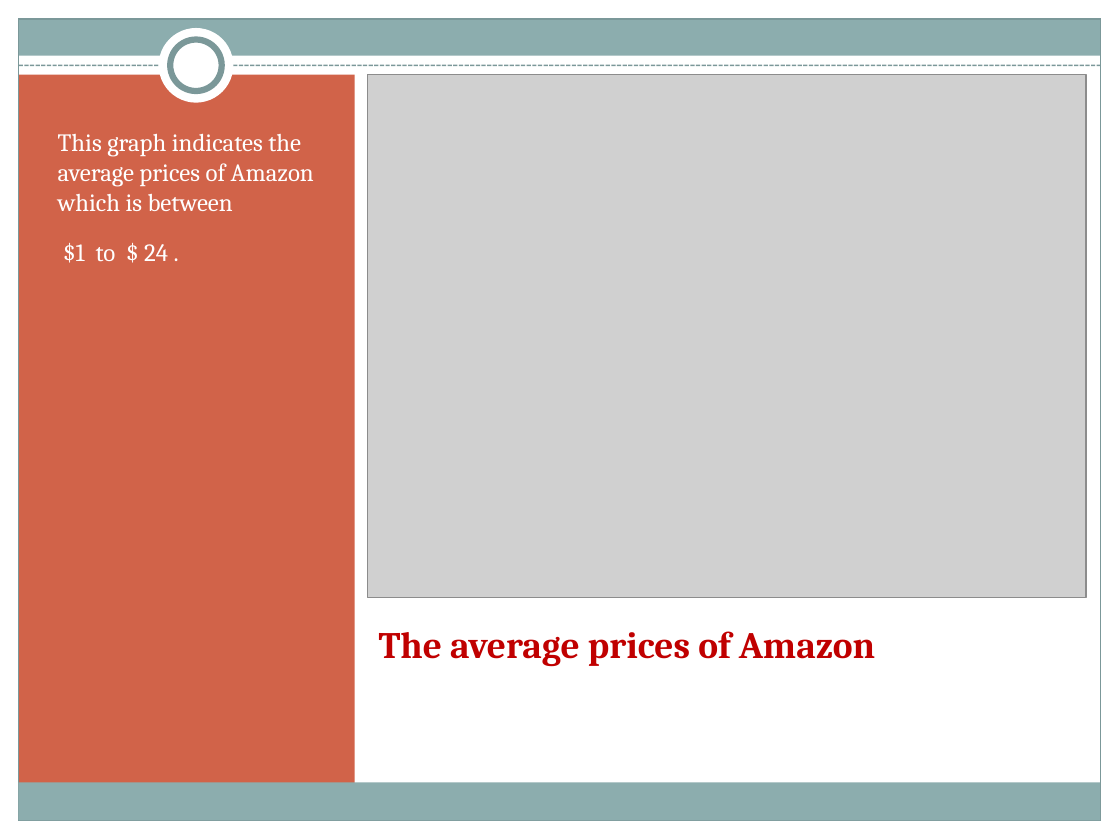
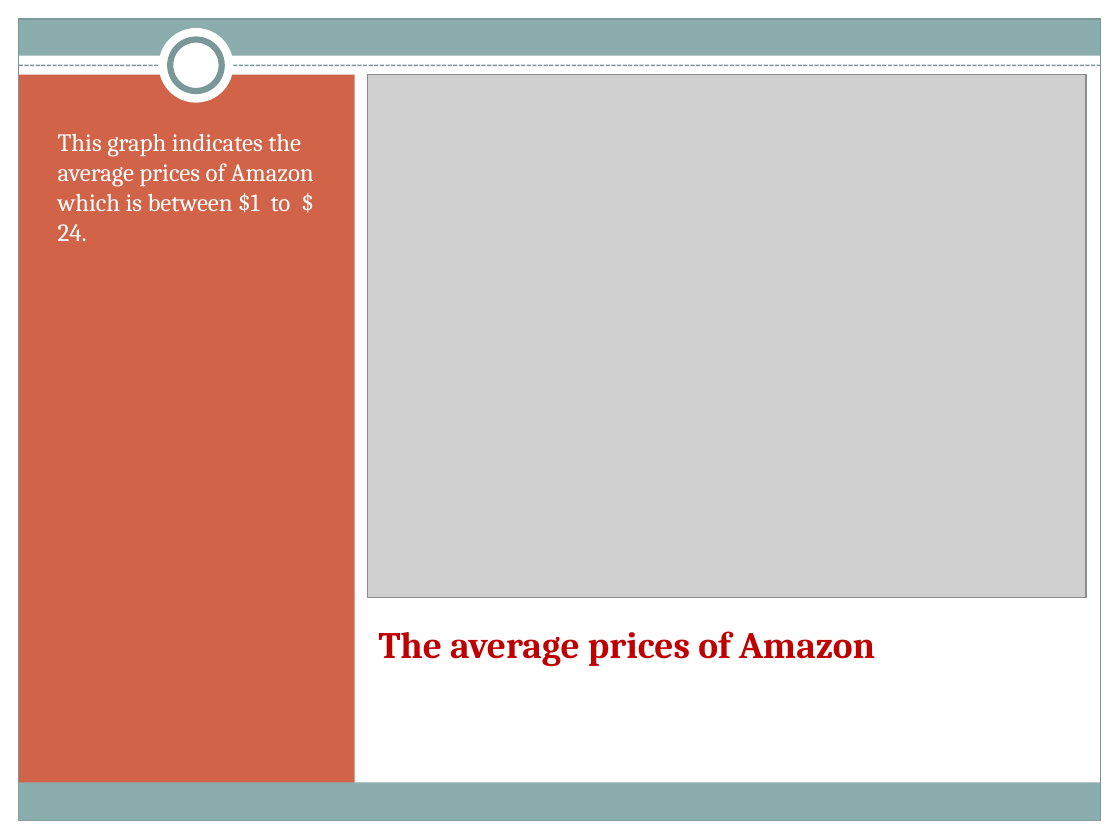
Before and after one commit to AshaSharmaGitHub/CDF-Project, a slide deck: slide 3 of Project-PPT.pptx. Drawn at 1120x840 pixels with LibreOffice and Linux fonts; fonts in the diff are those of the drawing; grey boxes stand for pictures. Boxes give left, top, right and bottom in pixels: in the first picture for what was removed or moved away, otherwise in the second. Text is boxed around its words. In the diff, an @@ line names an element or a change of style, - is before the commit and + after.

Commit message:
Update Project-PPT.pptx
Desktop commit

```diff
--- a/Project-PPT.pptx
+++ b/Project-PPT.pptx
@@ text at (58,133,314,241): text changed @@
-This graph indicates the average prices of Amazon which is between
-$1 to $ 24 .
+This graph indicates the average prices of Amazon which is between $1 to $ 24.
```
